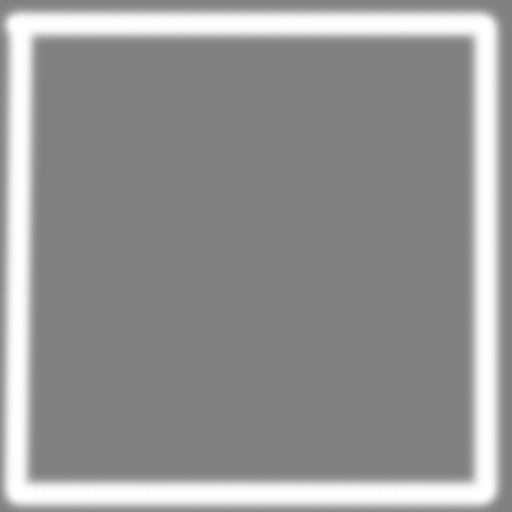
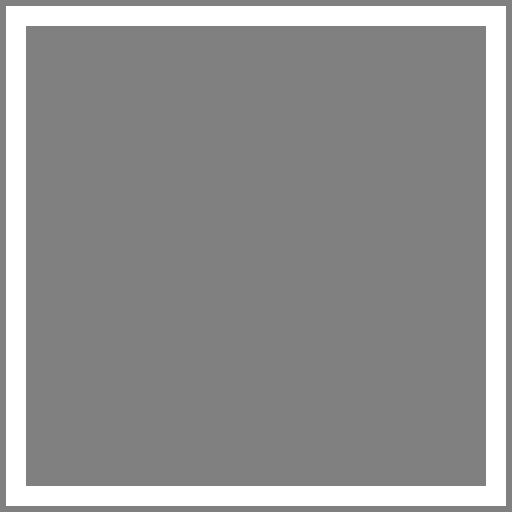
Comparing the layer stacks of the two 512x512 images. Changes:
added layer "Ebene 1" above "Ebene 0" over [6, 6, 506, 506]
hid "Ebene 0", painted on it over [0, 3, 507, 512]
